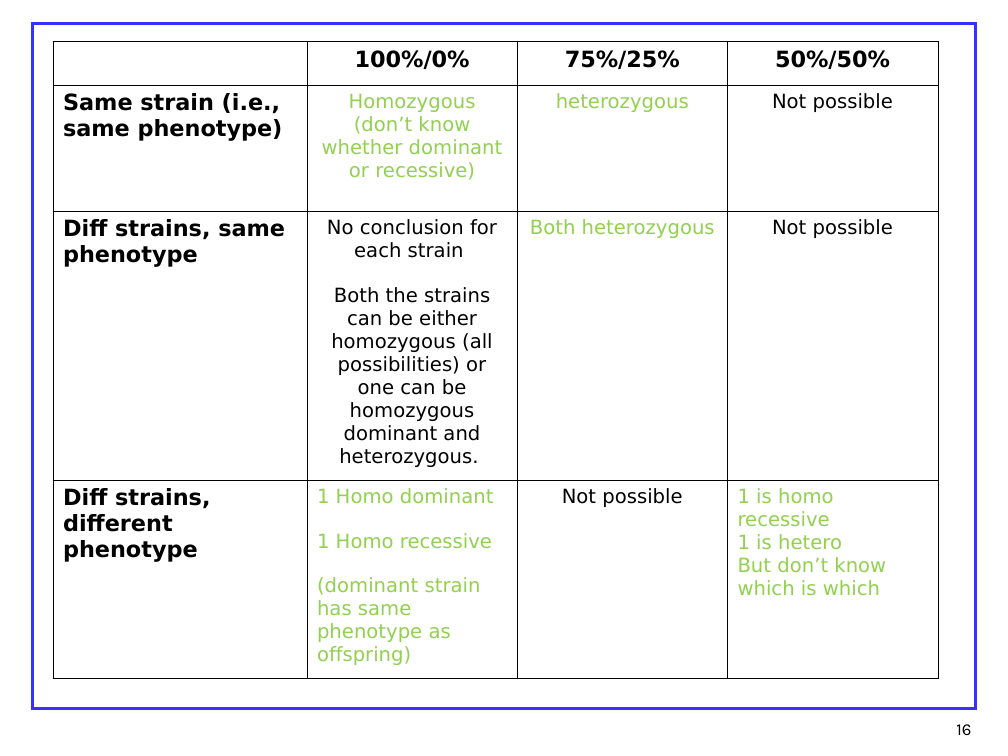
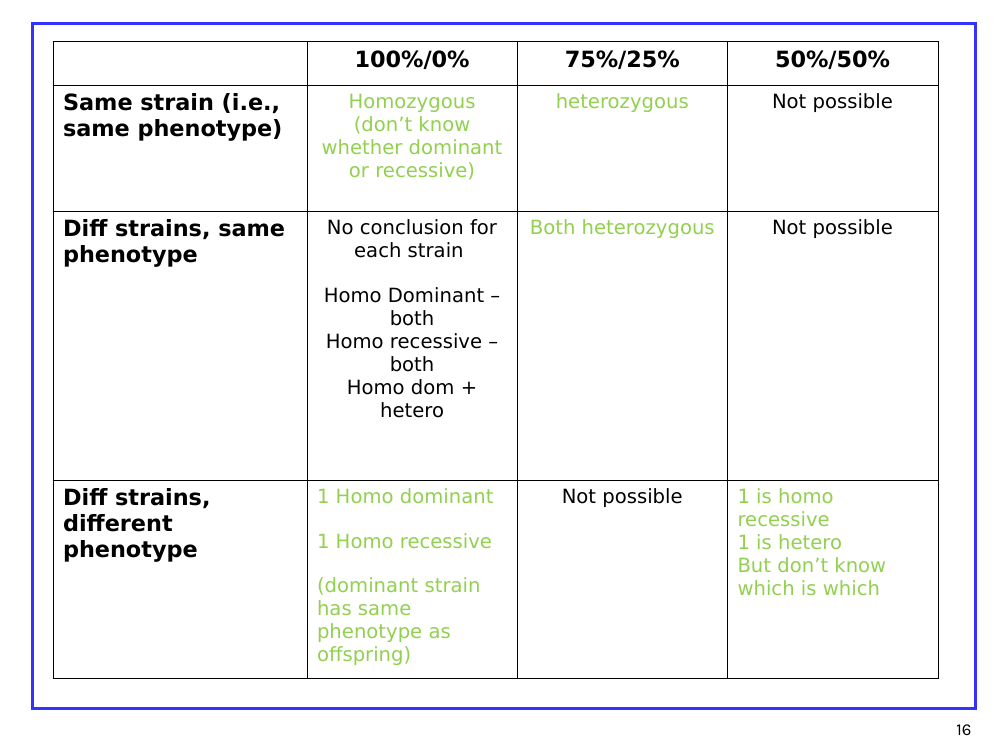
Before and after one commit to TutorTown/geneticsTutor, a slide deck: slide 16 of MendelBackwardsV4.ppt. Drawn at 1008x756 pixels with LibreOffice and Linux fonts; fonts in the diff are those of the drawing. Boxes give left, top, right and bottom in pixels: in the first picture for what was removed or moved away, otherwise in the second. Text is boxed around its words. In the diff, an @@ line names an element or a change of style, - is before the commit and + after.

Commit message:
Started making inferences from partial conclusions to final conclusions

```diff
--- a/MendelBackwardsV4.ppt
+++ b/MendelBackwardsV4.ppt
@@ table at (53, 41, 939, 675) @@
-row 3, column 2: No conclusion for each strain / Both the strains can be either homozygous (all possibilities) or one can be homozygous dominant and heterozygous.
+row 3, column 2: No conclusion for each strain / Homo Dominant – both / Homo recessive – both / Homo dom + hetero
```
Also in this commit, not shown: 3 other files.
